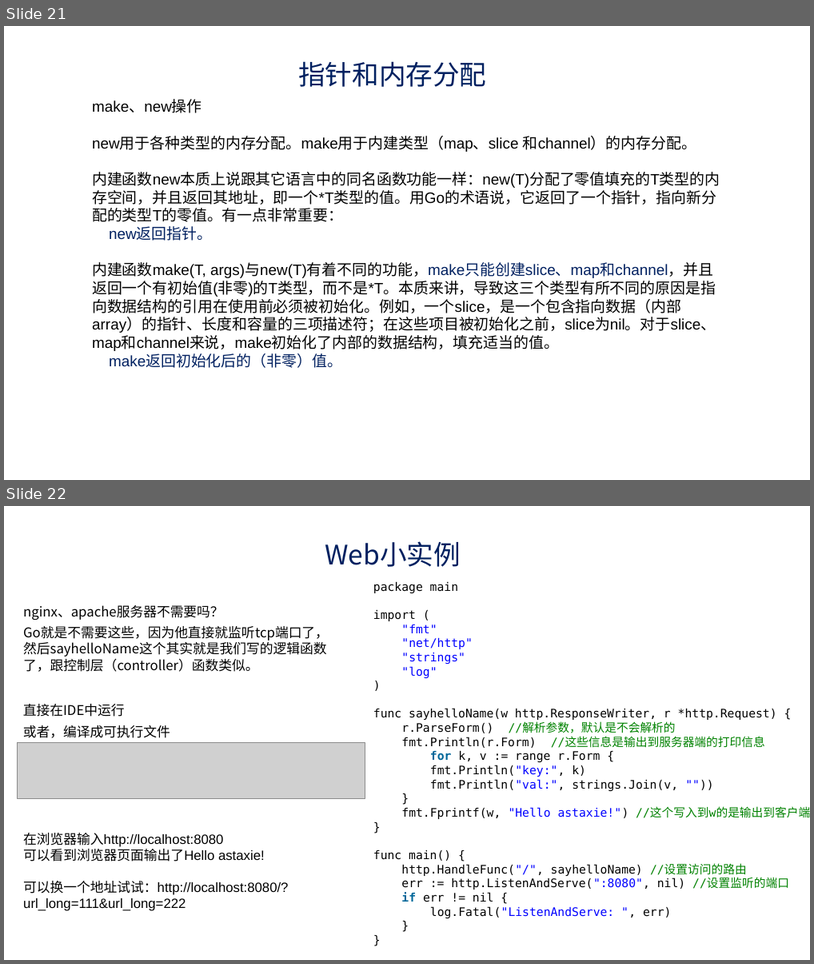
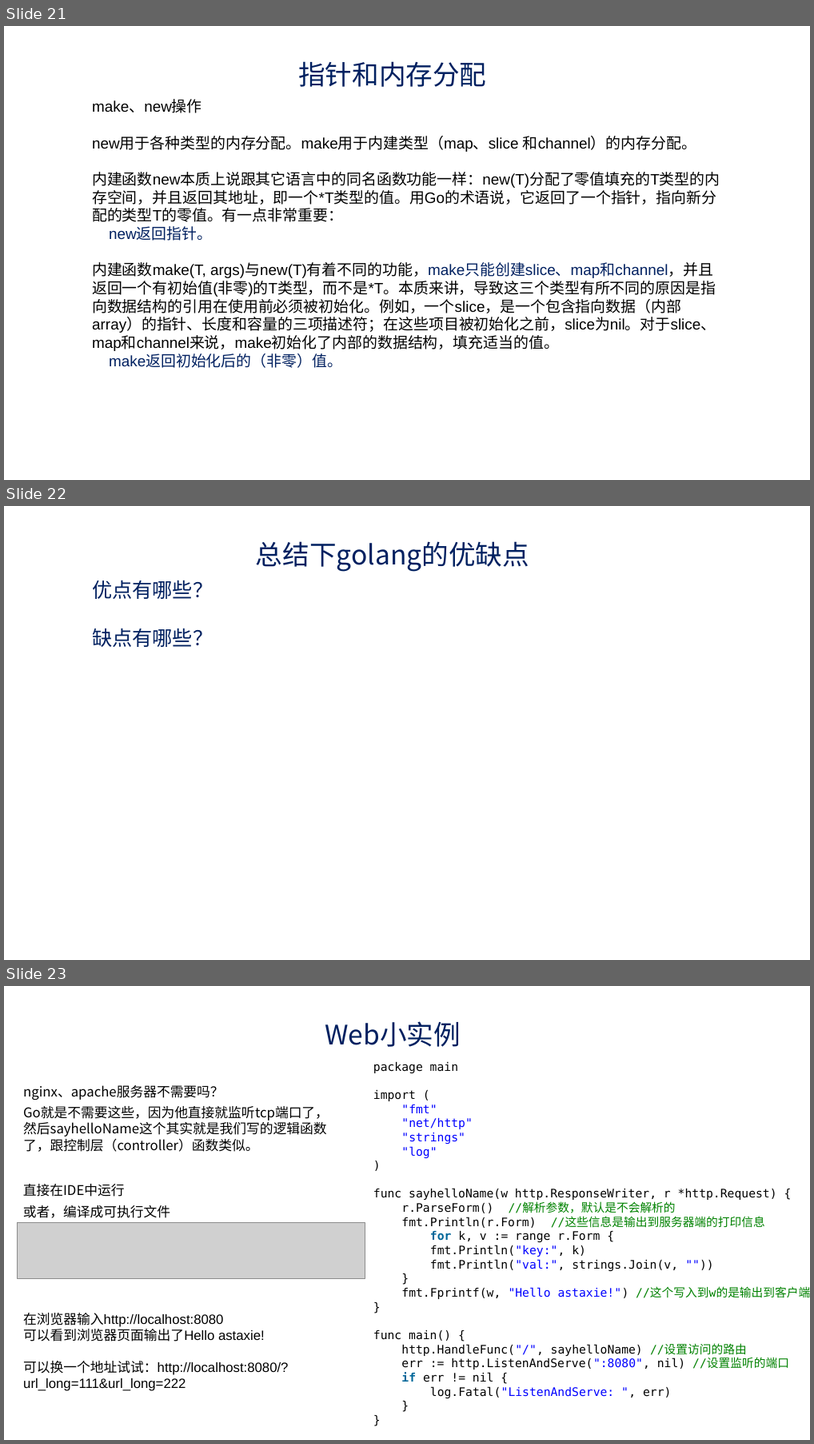
Before and after one commit to yekoufeng/go-learning, a slide deck: golang基础.ppt. Shown one above the other, each under a label of ours: slides 21 and 22 before the commit, slides 21, 22 and 23 after it. The pictures are 814x964 and 814x1444 pixels, drawn with LibreOffice and Linux fonts; fonts in the diff are those of the drawing; grey boxes stand for pictures; background and template pictures are left out. Boxes give left, top, right and bottom in pixels: in the first picture for what was removed or moved away, otherwise in the second. Text is boxed around its words. In the diff, an @@ line names an element or a change of style, - is before the commit and + after.

```diff
--- a/golang基础.ppt
+++ b/golang基础.ppt
@@ slide 22 added at box(4, 506, 810, 960), background picture (left out) @@
@@ text added at box(256, 541, 530, 572), 32 pt, text #002060 @@
+总结下golang的优缺点
@@ text added at box(92, 580, 213, 647), 24 pt, text #002060 @@
+优点有哪些？
+缺点有哪些？
@@ what was slide 22 is now slide 23 @@
```
Also in this commit, not shown: 1 slide changed.
